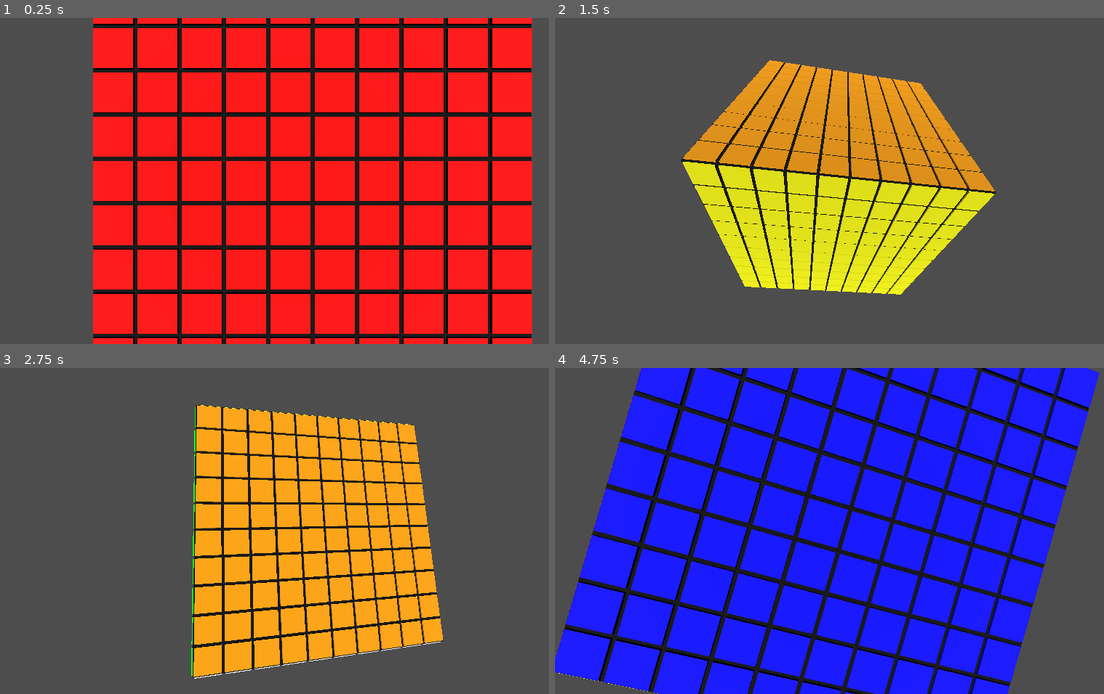
Above: before the commit, frames 1-4 (two rows, left to right).
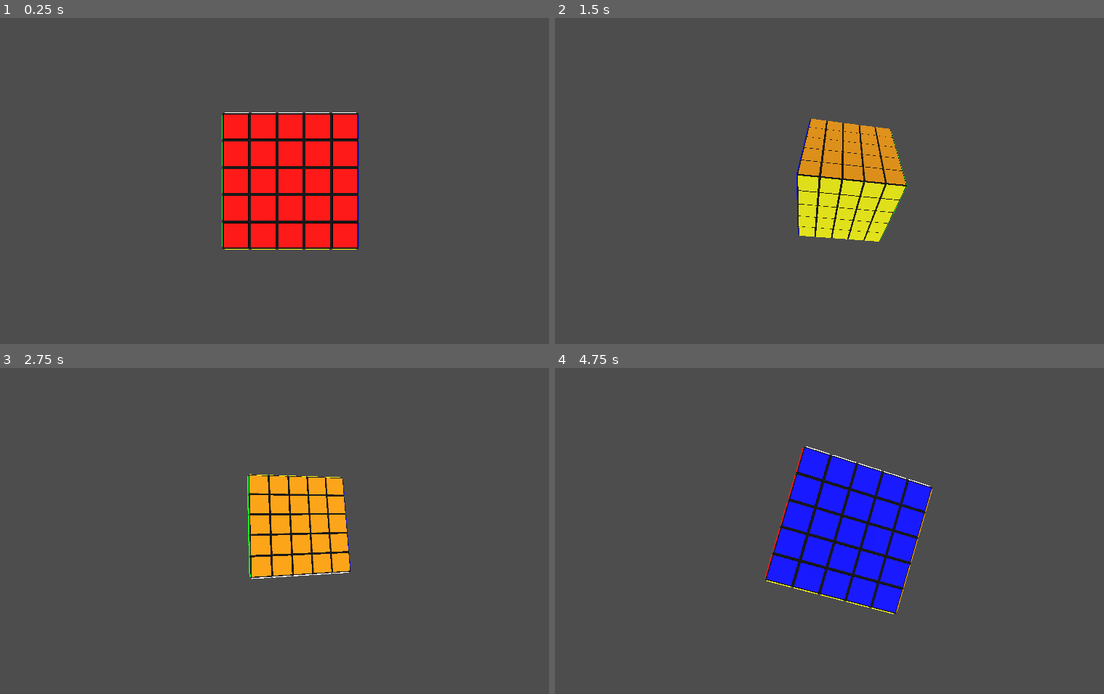
Above: after the commit, the same moments.

Repository: sieradzki/RLCubeSolver-Godot
Game: Godot game, scene res://main.tscn
Two runs of this game, one before a commit and one after it. Both use one fixed random seed, a clock stepped at 60 frames per second and the inputs below.
Inputs (mouse positions are in pixels of both pictures, inside the frame that each line leads up to):
- Up to frame 1 (0.25 s): no input
- Up to frame 2 (1.5 s): tap Enter at 0.5 s; move the mouse to (972, 164) at 0.52 s; hold Right 0.53-1.28 s; hold Z 0.53-1.28 s; click (972, 164) at 0.67 s; move the mouse to (730, 197) at 1.27 s; hold Down from 1.28 s (still down); tap X at 1.35 s
- Up to frame 3 (2.75 s): move the mouse to (345, 459) at 2.02 s; release Down at 2.03 s; hold Right from 2.03 s (still down); hold Ctrl from 2.03 s (still down)
- Up to frame 4 (4.75 s): move the mouse to (818, 596) at 2.77 s; release Right at 2.78 s; release Ctrl at 2.78 s; hold Up 2.78-3.53 s; tap Z at 2.85 s; click (818, 596) at 2.92 s; move the mouse to (1021, 579) at 3.52 s; hold X 3.53-4.28 s; hold Left from 3.53 s (still down); move the mouse to (670, 482) at 4.27 s; tap Ctrl at 4.35 s

The runs differ from the first frame. In frame 1, 73% of the frame differs, in the area x 16-97%, y 0-100%; in frame 2, 24%; in frame 3, 29%; in frame 4, 76%, in the area x 0-100%, y 0-100%.

Commit message:
Hide unseen faces

Diff:
--- a/environment/Cube.gd
+++ b/environment/Cube.gd
@@ -1,19 +1,28 @@
 extends Node
 
-var piece = preload("res://Piece.tscn")
+var Piece = preload("res://Piece.tscn")
 var pieces = []
 @export var size : int = 3
 
+enum FACES { UP, DOWN, RIGHT, LEFT, FRONT, BACK }
+
 func _ready():
 	var positions = get_positions(size)
-	var instance: Node3D = piece.instantiate()
+	print(positions)
+	var instance: Node3D = Piece.instantiate()
 	for x in positions:
 		for y in positions:
 			for z in positions:
-				var cube = instance.duplicate()
-				cube.position = Vector3(x, y, z)
-				pieces.append(cube)
-				add_child(cube)
+				var piece = instance.duplicate()
+				piece.position = Vector3(x, y, z)
+				pieces.append(piece)
+				add_child(piece)
+				piece.get_child(0).get_child(FACES.UP).visible = y == positions[-1]
+				piece.get_child(0).get_child(FACES.DOWN).visible = y == positions[0]
+				piece.get_child(0).get_child(FACES.RIGHT).visible = x == positions[-1]
+				piece.get_child(0).get_child(FACES.LEFT).visible = x == positions[0]
+				piece.get_child(0).get_child(FACES.FRONT).visible = z == positions[0]
+				piece.get_child(0).get_child(FACES.BACK).visible = z == positions[-1]
 
 func get_positions(size):
 	# This makes sure the cube is centered on the scene
--- a/environment/Piece.tscn
+++ b/environment/Piece.tscn
@@ -2,6 +2,11 @@
 
 [sub_resource type="StandardMaterial3D" id="StandardMaterial3D_2ww62"]
 albedo_color = Color(0, 0, 0, 1)
+
+[sub_resource type="StandardMaterial3D" id="StandardMaterial3D_rqfw5"]
+
+[sub_resource type="StandardMaterial3D" id="StandardMaterial3D_xs2vc"]
+albedo_color = Color(1, 1, 0, 1)
 
 [sub_resource type="StandardMaterial3D" id="StandardMaterial3D_jb23g"]
 albedo_color = Color(0, 0, 1, 1)
@@ -9,21 +14,26 @@
 [sub_resource type="StandardMaterial3D" id="StandardMaterial3D_j367g"]
 albedo_color = Color(0, 1, 0, 1)
 
-[sub_resource type="StandardMaterial3D" id="StandardMaterial3D_rp8dq"]
-albedo_color = Color(1, 0, 0, 1)
-
 [sub_resource type="StandardMaterial3D" id="StandardMaterial3D_reto8"]
 albedo_color = Color(1, 0.647059, 0, 1)
 
-[sub_resource type="StandardMaterial3D" id="StandardMaterial3D_rqfw5"]
-
-[sub_resource type="StandardMaterial3D" id="StandardMaterial3D_xs2vc"]
-albedo_color = Color(1, 1, 0, 1)
+[sub_resource type="StandardMaterial3D" id="StandardMaterial3D_rp8dq"]
+albedo_color = Color(1, 0, 0, 1)
 
 [node name="Piece" type="Node3D"]
 
 [node name="Body" type="CSGBox3D" parent="."]
 material = SubResource("StandardMaterial3D_2ww62")
+
+[node name="Up" type="CSGBox3D" parent="Body"]
+transform = Transform3D(1.91069e-15, 4.37114e-08, 1, 1, -4.37114e-08, 0, 4.37114e-08, 1, -4.37114e-08, 0, 0.525, 0)
+size = Vector3(0.05, 0.9, 0.9)
+material = SubResource("StandardMaterial3D_rqfw5")
+
+[node name="Down" type="CSGBox3D" parent="Body"]
+transform = Transform3D(1.91069e-15, 4.37114e-08, 1, 1, -4.37114e-08, 0, 4.37114e-08, 1, -4.37114e-08, 0, -0.525, 0)
+size = Vector3(0.05, 0.9, 0.9)
+material = SubResource("StandardMaterial3D_xs2vc")
 
 [node name="Right" type="CSGBox3D" parent="Body"]
 transform = Transform3D(1, 0, 0, 0, 1, 0, 0, 0, 1, 0.525, 0, 0)
@@ -35,22 +45,12 @@
 size = Vector3(0.05, 0.9, 0.9)
 material = SubResource("StandardMaterial3D_j367g")
 
-[node name="Back" type="CSGBox3D" parent="Body"]
-transform = Transform3D(-4.37114e-08, 0, 1, 0, 1, 0, -1, 0, -4.37114e-08, 0, 0, 0.525)
-size = Vector3(0.05, 0.9, 0.9)
-material = SubResource("StandardMaterial3D_rp8dq")
-
 [node name="Front" type="CSGBox3D" parent="Body"]
 transform = Transform3D(-4.37114e-08, 0, 1, 0, 1, 0, -1, 0, -4.37114e-08, 0, 0, -0.525)
 size = Vector3(0.05, 0.9, 0.9)
 material = SubResource("StandardMaterial3D_reto8")
 
-[node name="Up" type="CSGBox3D" parent="Body"]
-transform = Transform3D(1.91069e-15, 4.37114e-08, 1, 1, -4.37114e-08, 0, 4.37114e-08, 1, -4.37114e-08, 0, 0.525, 0)
+[node name="Back" type="CSGBox3D" parent="Body"]
+transform = Transform3D(-4.37114e-08, 0, 1, 0, 1, 0, -1, 0, -4.37114e-08, 0, 0, 0.525)
 size = Vector3(0.05, 0.9, 0.9)
-material = SubResource("StandardMaterial3D_rqfw5")
-
-[node name="Down" type="CSGBox3D" parent="Body"]
-transform = Transform3D(1.91069e-15, 4.37114e-08, 1, 1, -4.37114e-08, 0, 4.37114e-08, 1, -4.37114e-08, 0, -0.525, 0)
-size = Vector3(0.05, 0.9, 0.9)
-material = SubResource("StandardMaterial3D_xs2vc")
+material = SubResource("StandardMaterial3D_rp8dq")
--- a/environment/main.tscn
+++ b/environment/main.tscn
@@ -8,7 +8,7 @@
 script = ExtResource("1_fcgcq")
 
 [node name="Cube" parent="." instance=ExtResource("2_3cfxh")]
-size = 10
+size = 5
 
 [node name="Pivot" type="Marker3D" parent="Cube"]
 unique_name_in_owner = true
